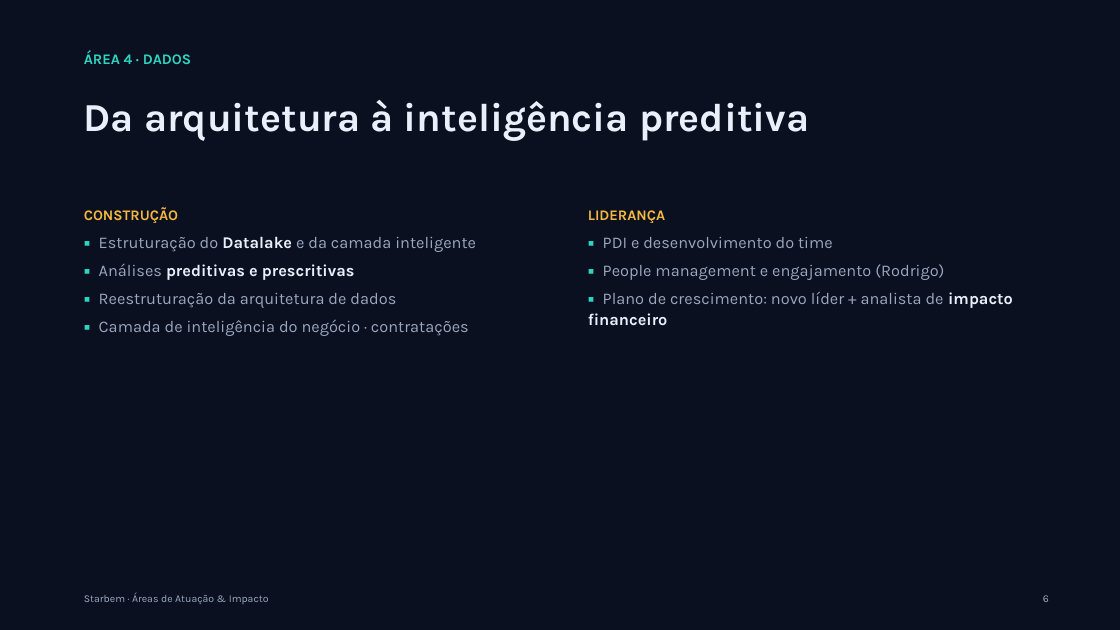
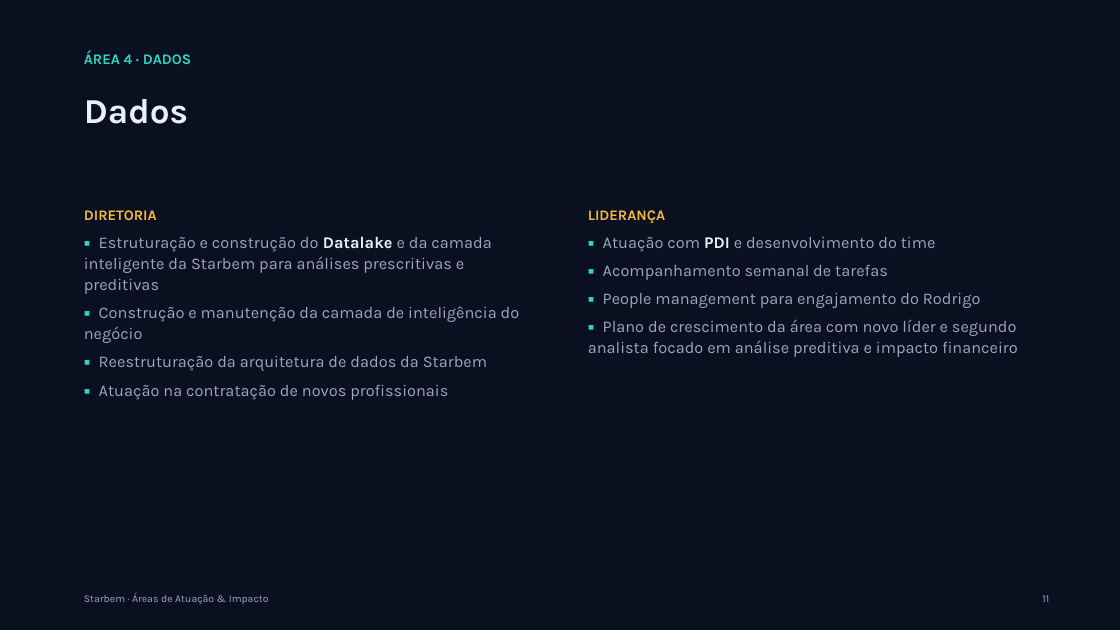
Before and after one commit to renato-dmb/agenda-facil, a slide deck: slide 11 of docs/conversa-ceo/apresentacao.pptx (slide 6 before the commit). Drawn at 1120x630 pixels with LibreOffice and Linux fonts; fonts in the diff are those of the drawing. Boxes give left, top, right and bottom in pixels: in the first picture for what was removed or moved away, otherwise in the second. Text is boxed around its words. In the diff, an @@ line names an element or a change of style, - is before the commit and + after.

```diff
--- a/docs/conversa-ceo/apresentacao.pptx
+++ b/docs/conversa-ceo/apresentacao.pptx
@@ text at (84,99,188,124): text changed; size 34 to 30 pt @@
-Da arquitetura à inteligência preditiva
+Dados
@@ text at (84,210,520,400): text changed @@
-CONSTRUÇÃO
-▪ Estruturação do Datalake e da camada inteligente
-▪ Análises preditivas e prescritivas
-▪ Reestruturação da arquitetura de dados
-▪ Camada de inteligência do negócio · contratações
+DIRETORIA
+▪ Estruturação e construção do Datalake e da camada inteligente da Starbem para análises prescritivas e preditivas
+▪ Construção e manutenção da camada de inteligência do negócio
+▪ Reestruturação da arquitetura de dados da Starbem
+▪ Atuação na contratação de novos profissionais
@@ text at (588,237,1018,357): text changed @@
-▪ PDI e desenvolvimento do time
-▪ People management e engajamento (Rodrigo)
-▪ Plano de crescimento: novo líder + analista de impacto financeiro
+▪ Atuação com PDI e desenvolvimento do time
+▪ Acompanhamento semanal de tarefas
+▪ People management para engajamento do Rodrigo
+▪ Plano de crescimento da área com novo líder e segundo analista focado em análise preditiva e impacto financeiro
@@ text at (1042,595,1049,602): text changed @@
-6
+11
```
Also in this commit, not shown: 9 other slides changed, 8 slides added, 1 slide removed, 2 other files.
